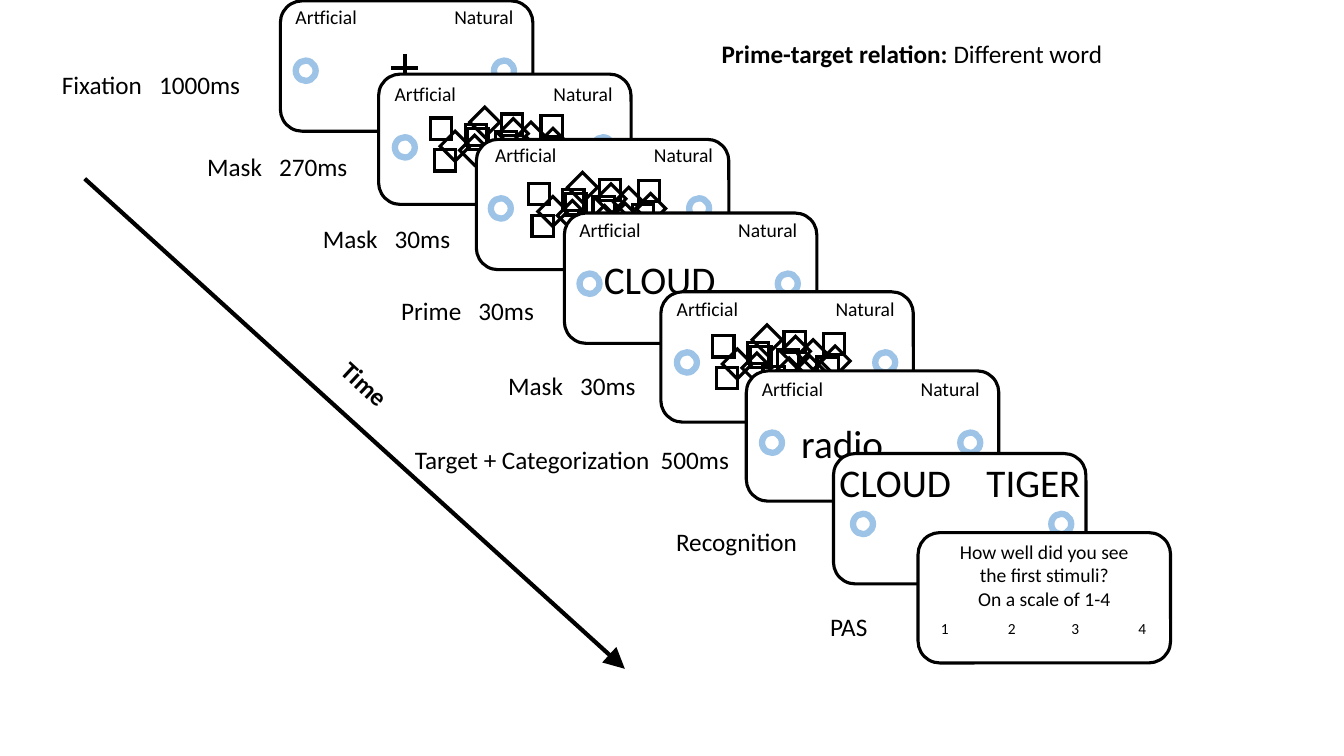
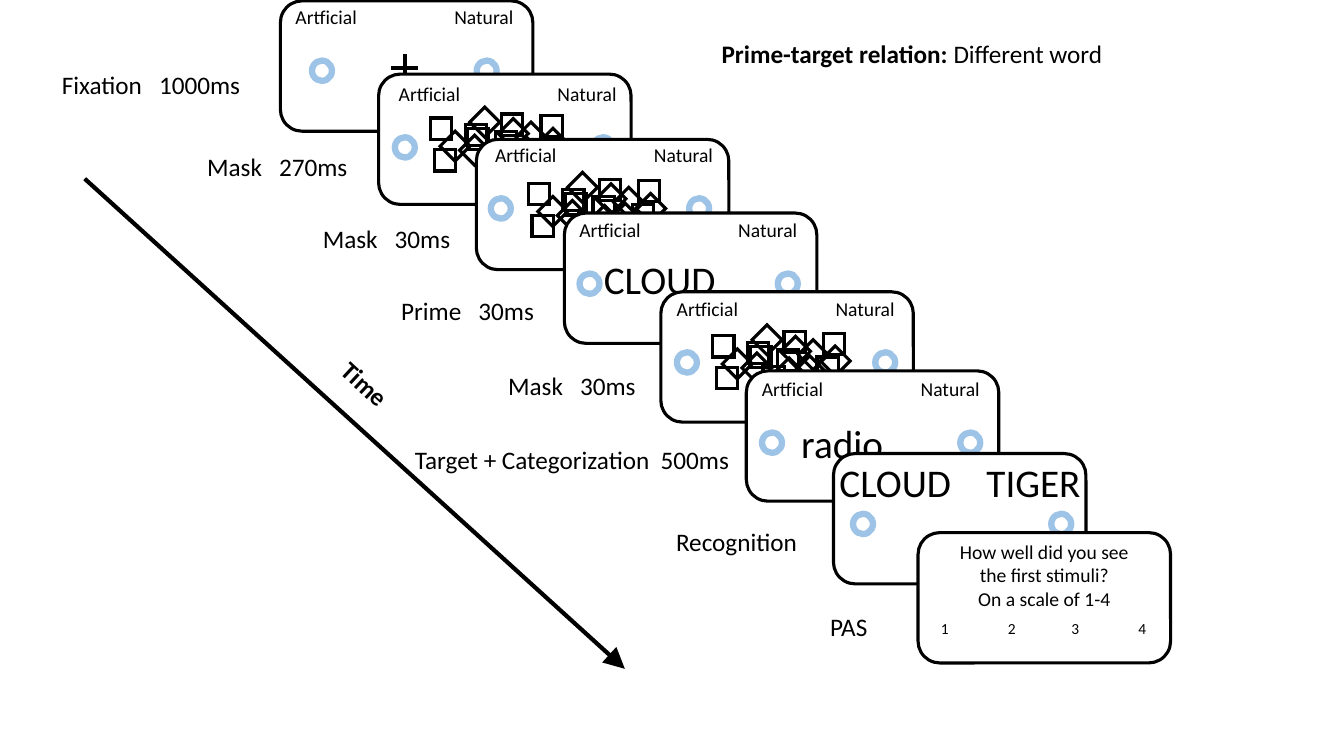
Before and after one commit to khenheller/subliminal_priming_w_motion_capture, a slide deck: slide 3 of paper/design figure.pptx. Drawn at 1344x756 pixels with LibreOffice and Linux fonts; fonts in the diff are those of the drawing. Boxes give left, top, right and bottom in pixels: in the first picture for what was removed or moved away, otherwise in the second. Text is boxed around its words. In the diff, an @@ line names an element or a change of style, - is before the commit and + after.

```diff
--- a/paper/design figure.pptx
+++ b/paper/design figure.pptx
@@ ellipse: place and size @@
-ellipse at [295,60,316,81]
+ellipse at [313,60,333,81]
@@ text "Artficial Natural": place and size @@
-text "Artficial Natural" at [395,87,612,101]
+text "Artficial Natural" at [399,87,616,101]
@@ ellipse: place and size @@
-ellipse at [494,60,514,81]
+ellipse at [477,60,497,81]
```
Also in this commit, not shown: 15 other files.
